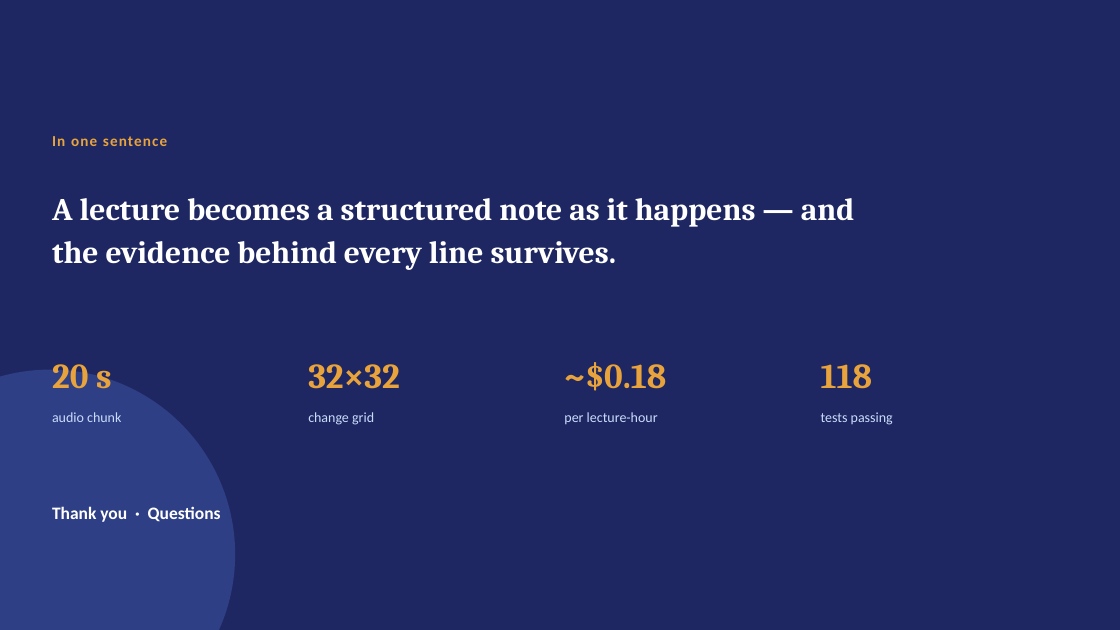
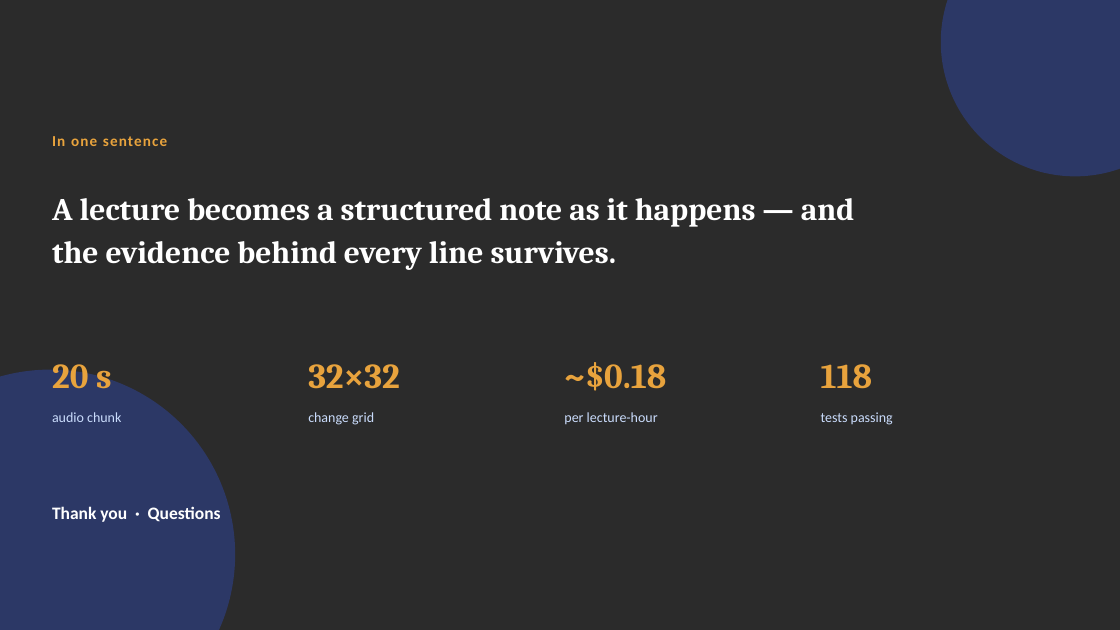
Before and after one commit to tejasthimmaiahkk-ui/VoxBoX, a slide deck: slide 14 of outputs/VoxBox_Review1_Scope.pptx (slide 13 before the commit). Drawn at 1120x630 pixels with LibreOffice and Linux fonts; fonts in the diff are those of the drawing; background and template pictures are left out; a plain dark background stands for a picture behind light text. Boxes give left, top, right and bottom in pixels: in the first picture for what was removed or moved away, otherwise in the second. Text is boxed around its words. In the diff, an @@ line names an element or a change of style, - is before the commit and + after.

```diff
--- a/outputs/VoxBox_Review1_Scope.pptx
+++ b/outputs/VoxBox_Review1_Scope.pptx
@@ background #1E2761 to picture (left out) @@
@@ ellipse added at bbox=[941, 0, 1120, 176], fill #2E3F86 at 65% opacity @@
@@ ellipse at bbox=[0, 370, 235, 630]: fill #2E3F86 to #2E3F86 at 65% opacity @@
```
Also in this commit, not shown: 12 other slides changed, 1 slide added, 1 other file.
